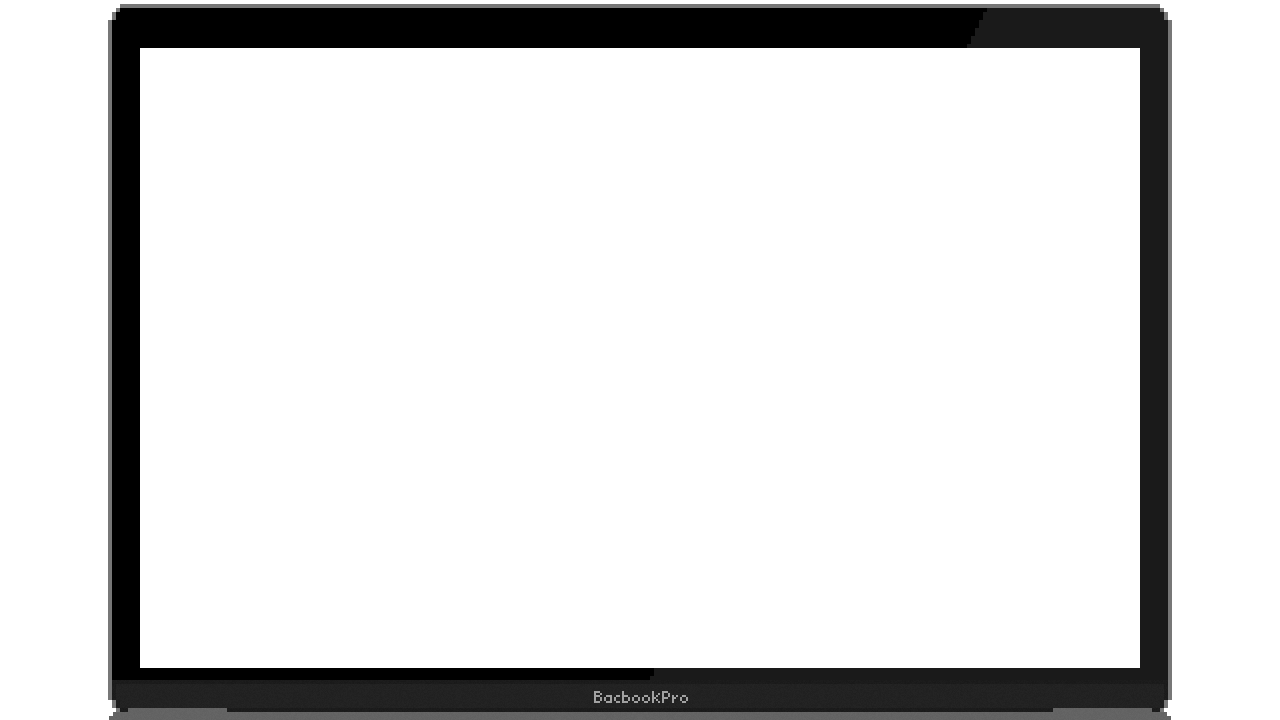
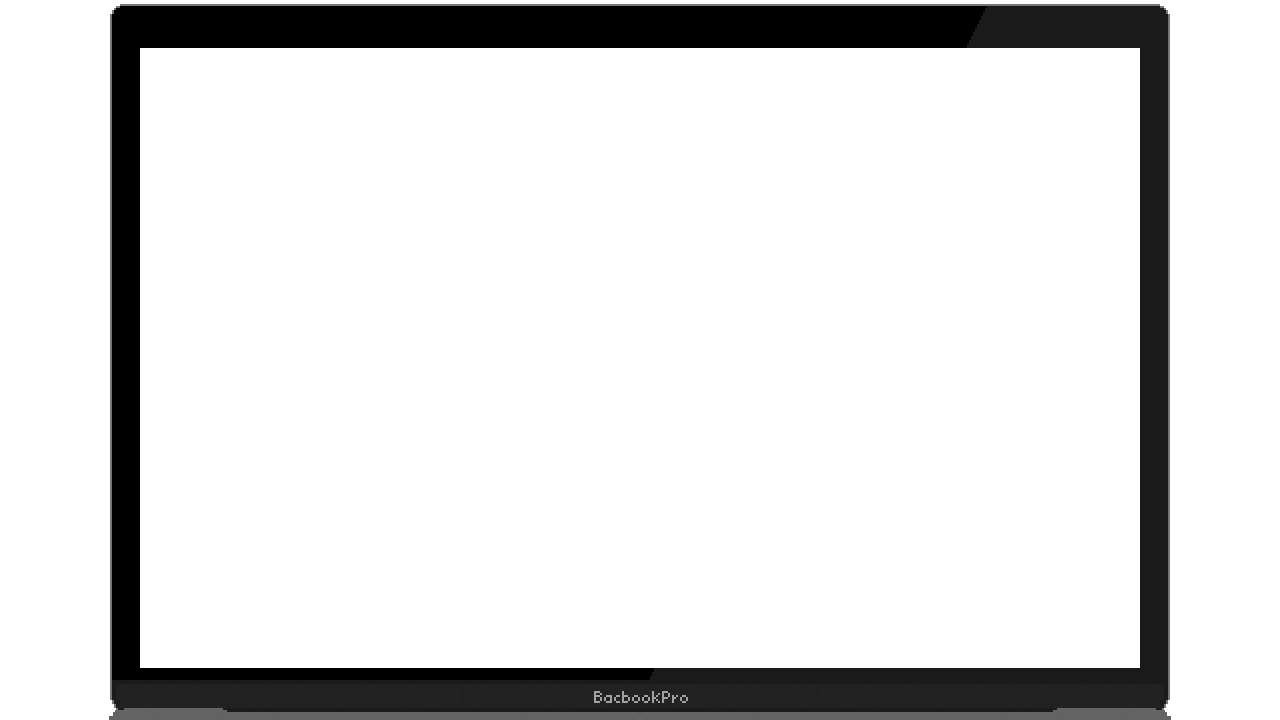
Comparing the layer stacks of the two 1280px x 720px images. Changes:
painted on "screen" over [652, 6, 1168, 676]
painted on "frame" over [108, 6, 1172, 712]
